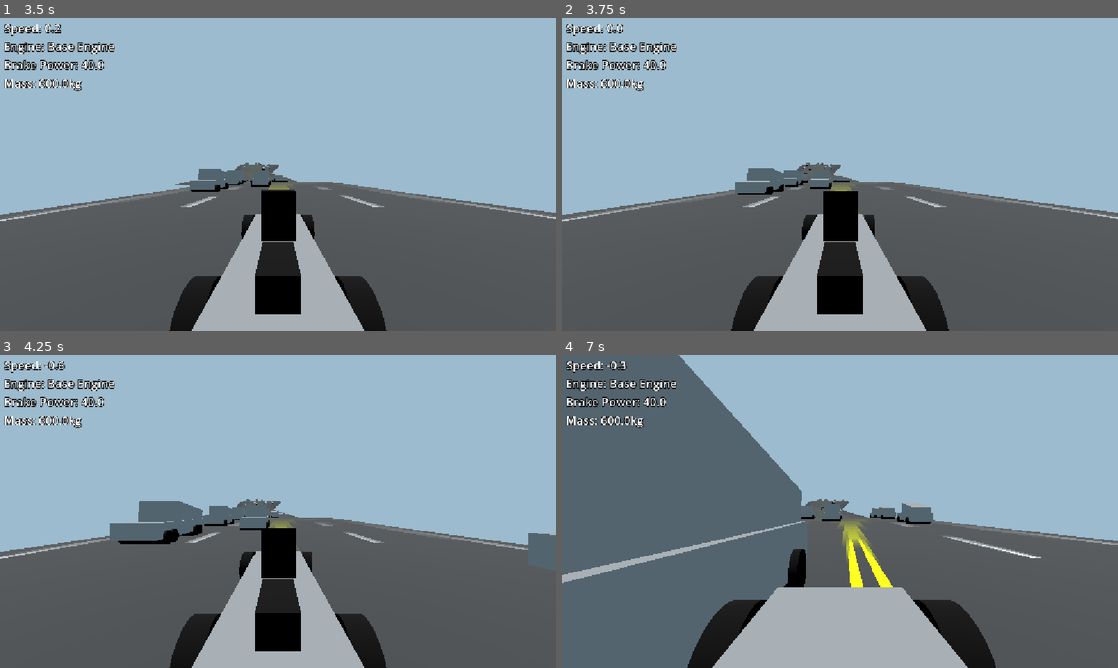
Above: before the commit, frames 1-4 (two rows, left to right).
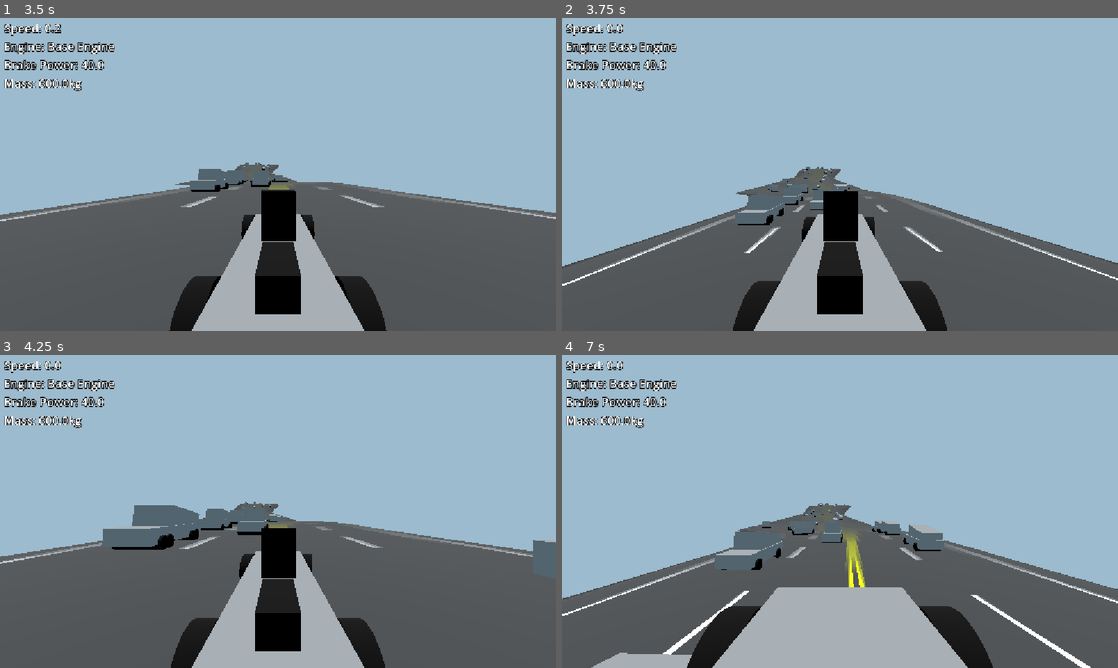
Above: after the commit, the same moments.

Repository: bladeclickers/craft_any_vehicle
Game: Godot game, scene res://scenes/start.tscn
The game is run twice, just before and just after one commit, with the same random seed, the same clock (stepped at 60 frames per second) and the same inputs. Sound files missing from this copy of the repository are replaced by a short silence.
Inputs (mouse positions are in pixels of both pictures, inside the frame that each line leads up to):
- Up to frame 1 (3.5 s): click "Play" at 0.5 s; click "Play" at 1.25 s; tap Enter at 2 s; move the mouse to (400, 158) at 2.02 s; hold Right (ui_right) 2.03-2.75 s; hold A (a) 2.03-2.75 s; click (400, 158) at 2.17 s; tap D (d) at 2.3 s; drag from (166, 190) to (250, 237) at 2.77 s
- Up to frame 2 (3.75 s): move the mouse to (895, 105) at 3.52 s; hold Right (ui_right) from 3.53 s (still down); hold S (s) from 3.53 s (still down); tap F (flip) at 3.6 s
- Up to frame 3 (4.25 s): keep holding Right (ui_right); keep holding S (s)
- Up to frame 4 (7 s): release Right (ui_right) at 4.25 s; release S (s) at 4.25 s; drag from (812, 574) to (673, 464) at 4.27 s; move the mouse to (1006, 558) at 5.02 s; hold Left (ui_left) 5.03-5.75 s; hold W (w) 5.03-5.75 s; tap A (a) at 5.3 s; drag from (673, 464) to (756, 433) at 5.77 s; move the mouse to (867, 511) at 6.52 s; hold Down (ui_down) from 6.53 s (still down); tap C (camera) at 6.6 s; click (867, 511) at 6.67 s; tap F (flip) at 6.8 s

Frame 1 is identical in both runs. In frame 2, 10% of the frame differs, in the area x 0-100%, y 46-100%; in frame 3, 3.3%; in frame 4, 30%, in the area x 0-100%, y 0-100%.

Commit message:
"fix" error, improve flip, add automatic death if you fall

Diff:
--- a/road_demos/procedural_generator/road_actor_spawner.gd
+++ b/road_demos/procedural_generator/road_actor_spawner.gd
@@ -173,7 +173,6 @@
 ## If you see bad performance, I propose to use priority queue by event time
 func _on_spawn_timeout() -> void:
 	_run_timer(_spawn_timer.wait_time)
-
 
 ## Internal function for code deduplication, see description above
 func _run_timer(prior_delay: float) -> void:
@@ -190,7 +189,9 @@
 				print("Spawn timer ", _spawn_timer, " fired for lane ", _spawn_lanes[idx])
 			_spawn_delays[idx] = randf_range(spawn_time_min, spawn_time_max)
 			var lane_start: Vector3 = _spawn_lanes[idx].to_global(_spawn_lanes[idx].curve.get_point_position(0))
-			_actor_manager.add_actor(lane_start, _spawn_lanes[idx])
+			if _actor_manager.has_method("add_actor"):
+				if _actor_manager.add_actor(lane_start, _spawn_lanes[idx]):
+					pass
 		new_wait = min(new_wait, _spawn_delays[idx])
 	assert( ! is_inf(new_wait) )
 	_spawn_timer.wait_time = new_wait
--- a/scripts/base_car.gd
+++ b/scripts/base_car.gd
@@ -81,6 +81,9 @@
 				stream.stop()
 
 	if Input.is_action_just_pressed("flip"):
+		position.y += 2
+		linear_velocity = Vector3.ZERO
+		angular_velocity = Vector3.ZERO
 		rotation.x = 0
 		rotation.z = 0
 
@@ -89,6 +92,9 @@
 			cam.position = FIRST_PERSON
 		else:
 			cam.position = THIRD_PERSON
+
+	if global_position.y < -30:
+		Transition.change_scene("res://scenes/editor.tscn")
 
 	var target_steer = 0.0
 	if Input.is_action_pressed("a"):
